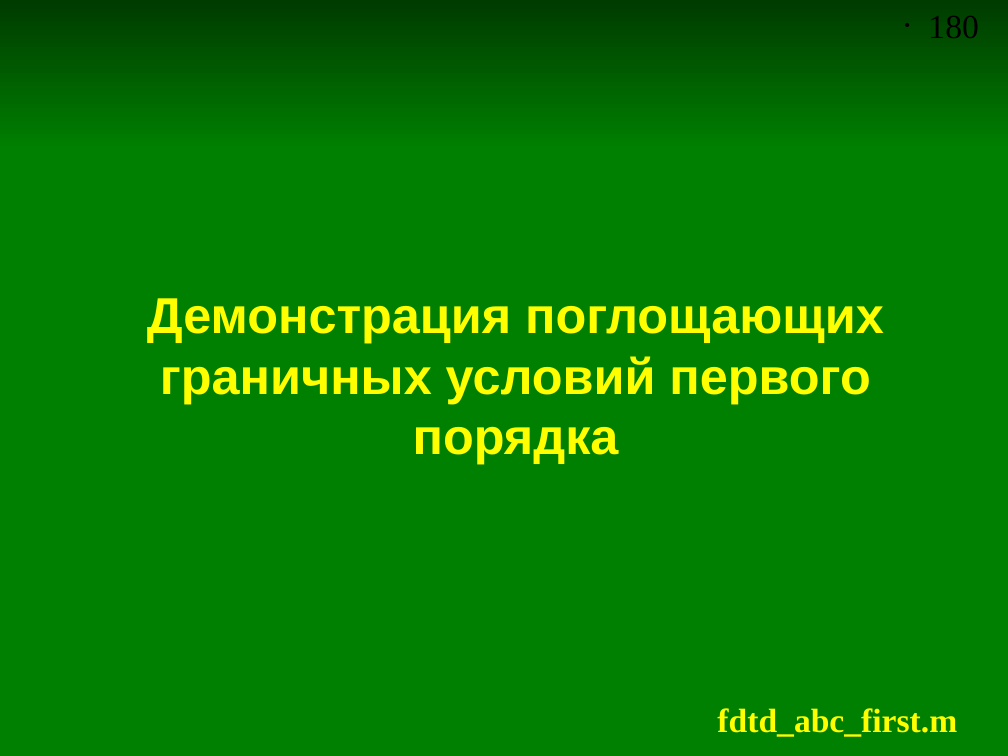
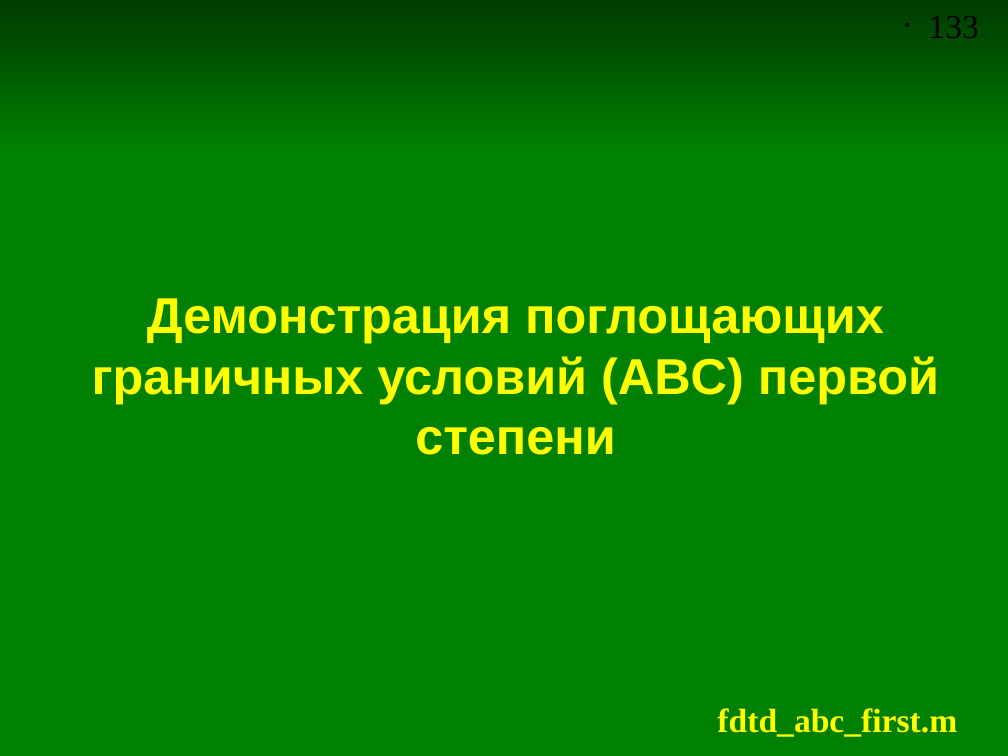
Before and after one commit to andris0147sv/modelling, a slide deck: slide 133 of presentations/2. FDTD.odp (slide 180 before the commit). Drawn at 1008x756 pixels with LibreOffice and Linux fonts; fonts in the diff are those of the drawing. Boxes give left, top, right and bottom in pixels: in the first picture for what was removed or moved away, otherwise in the second. Text is boxed around its words. In the diff, an @@ line names an element or a change of style, - is before the commit and + after.

Commit message:
Добавлены слайды про граничные условия ABC второй степени. Переименованы скрипты про метод TFSF

```diff
--- a/presentations/2. FDTD.odp
+++ b/presentations/2. FDTD.odp
@@ page number at (928, 16, 978, 38): text changed @@
-• 180
+• 133
@@ title at (92, 298, 939, 455): text changed @@
-Демонстрация поглощающих граничных условий первого порядка
+Демонстрация поглощающих граничных условий (ABC) первой степени
```
Also in this commit, not shown: 7 other slides changed, 17 slides added, 6 other files.
